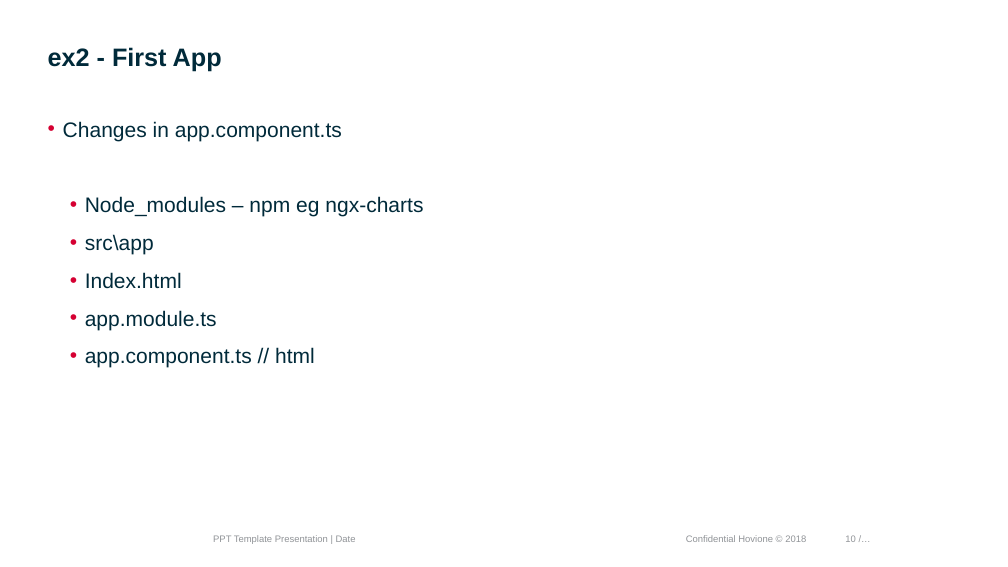
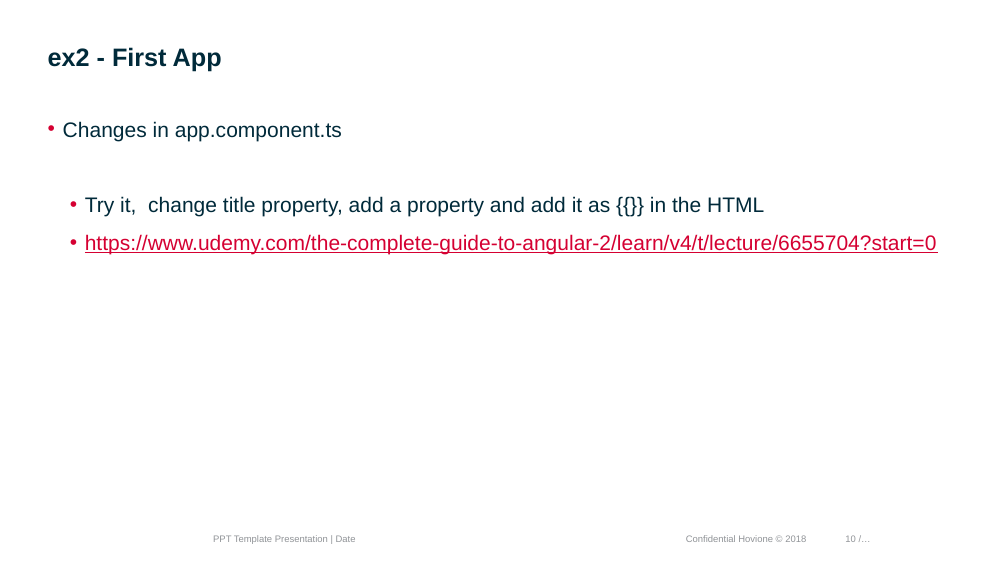
Before and after one commit to mvillax/IN.WS3, a slide deck: slide 10 of Front End Development.pptx. Drawn at 1008x567 pixels with LibreOffice and Linux fonts; fonts in the diff are those of the drawing; background and template pictures are left out. Boxes give left, top, right and bottom in pixels: in the first picture for what was removed or moved away, otherwise in the second. Text is boxed around its words. In the diff, an @@ line names an element or a change of style, - is before the commit and + after.

```diff
--- a/Front End Development.pptx
+++ b/Front End Development.pptx
@@ text at box(85, 196, 937, 254): text changed; text colour #002A3A to #D50032 @@
-  • Node_modules – npm eg ngx-charts
-  • src\app
-  • Index.html
-  • app.module.ts
-  • app.component.ts // html
+  • Try it, change title property, add a property and add it as {{}} in the HTML
+  • https://www.udemy.com/the-complete-guide-to-angular-2/learn/v4/t/lecture/6655704?start=0
```
Also in this commit, not shown: 4 other slides changed, 1 other file.
